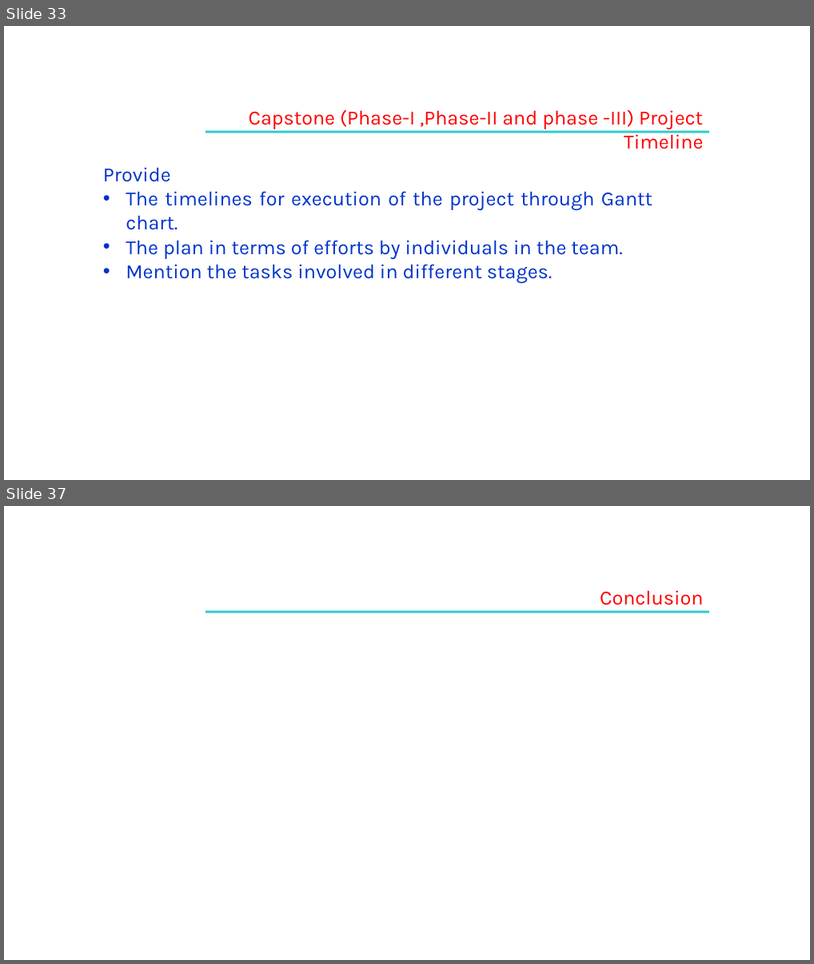
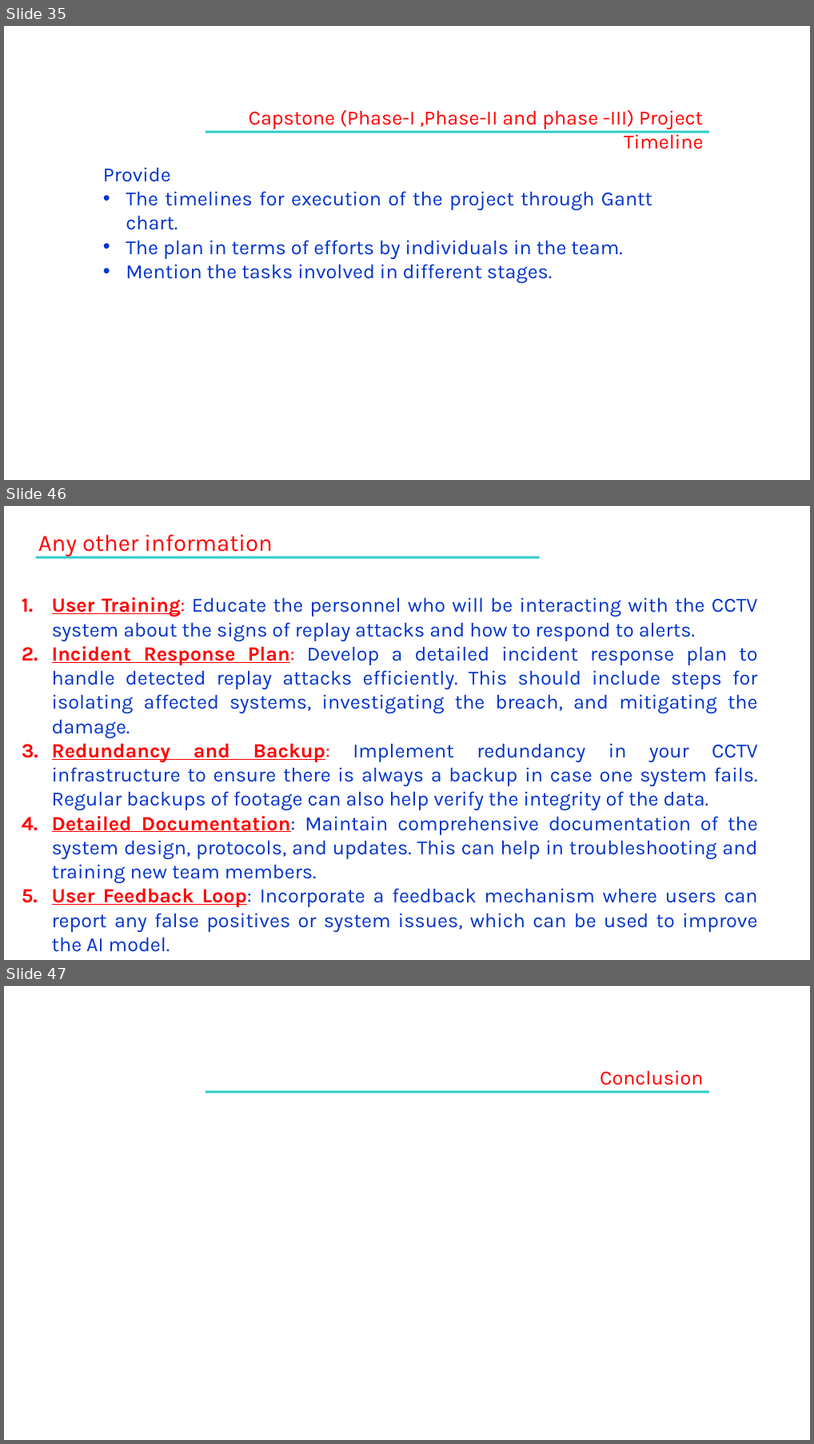
Before and after one commit to SoumyaMishra03/Capstone_Project_team_49, a slide deck: Capstone Project Phase – 2,review 1.pptx. Shown one above the other, each under a label of ours: slides 33 and 37 before the commit, slides 35, 46 and 47 after it; the slides between them are not shown. The pictures are 814x964 and 814x1444 pixels, drawn with LibreOffice and Linux fonts; fonts in the diff are those of the drawing; background and template pictures are left out. Boxes give left, top, right and bottom in pixels: in the first picture for what was removed or moved away, otherwise in the second. Text is boxed around its words. In the diff, an @@ line names an element or a change of style, - is before the commit and + after.

```diff
--- a/Capstone Project Phase – 2,review 1.pptx
+++ b/Capstone Project Phase – 2,review 1.pptx
@@ slide 46 added at (4,506,810,960), background #FFFFFF @@
@@ text added at (38,534,272,557), 28 pt, text #FF0000 @@
+Any other information
@@ rectangle added at (35,556,539,559), fill #33CCCC @@
@@ text added at (52,597,758,932), 24 pt, text #0033CC @@
+1. User Training: Educate the personnel who will be interacting with the CCTV system about the signs of replay attacks and how to respond to alerts.
+2. Incident Response Plan: Develop a detailed incident response plan to handle detected replay attacks efficiently. This should include steps for isolating affected systems, investigating the breach, and mitigating the damage.
+3. Redundancy and Backup: Implement redundancy in your CCTV infrastructure to ensure there is always a backup in case one system fails. Regular backups of footage can also help verify the integrity of the data.
+4. Detailed Documentation: Maintain comprehensive documentation of the system design, protocols, and updates. This can help in troubleshooting and training new team members.
+5. User Feedback Loop: Incorporate a feedback mechanism where users can report any false positives or system issues, which can be used to improve the AI model.
@@ what was slide 33 is now slide 35 @@
@@ what was slide 37 is now slide 47 @@
```
Also in this commit, not shown: 28 slides changed, 10 other slides added, 1 slide removed.
